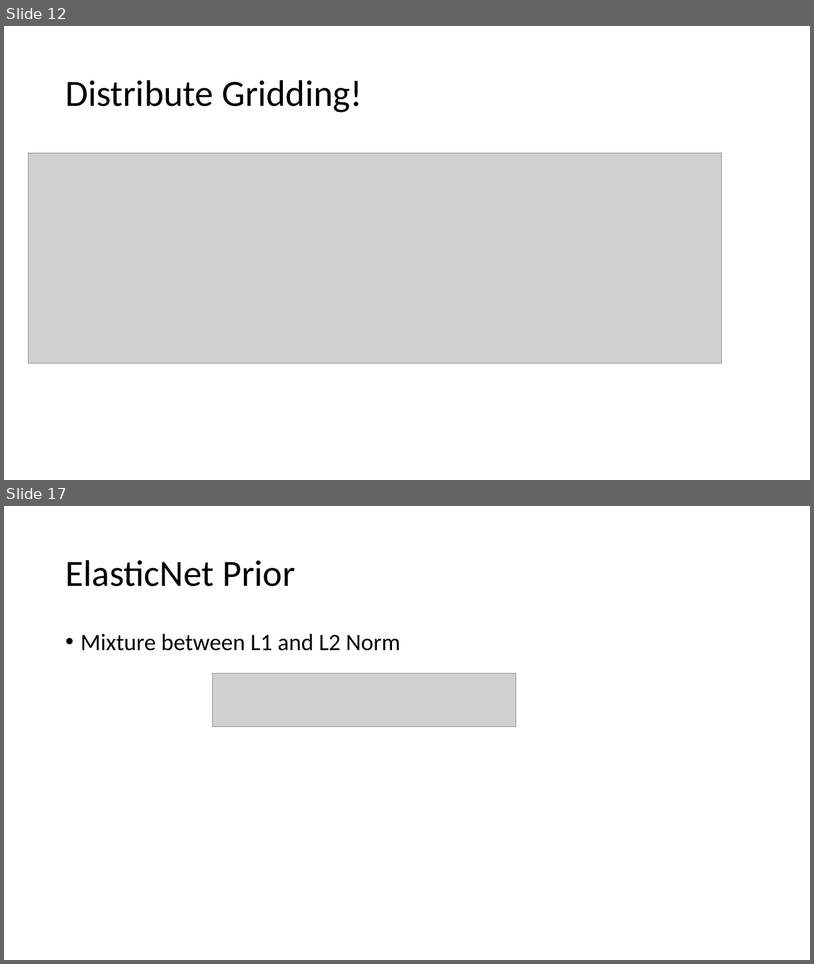
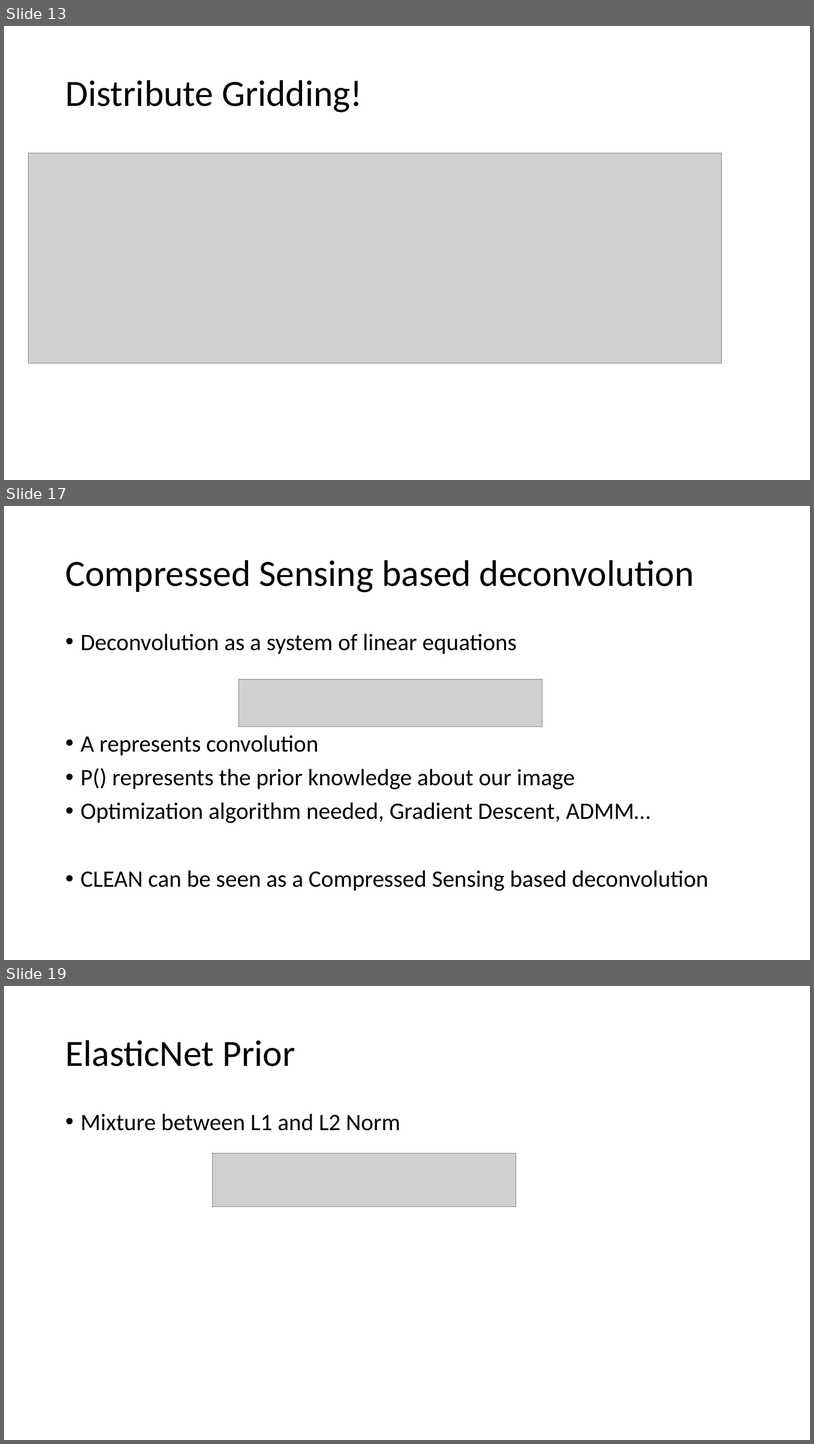
Before and after one commit to lord-blueberry/p9-doc, a slide deck: SKA-Days/Towards Distributed Image Reconstruction.pptx. Shown one above the other, each under a label of ours: slides 12 and 17 before the commit, slides 13, 17 and 19 after it; the slides between them are not shown. The pictures are 814x964 and 814x1444 pixels, drawn with LibreOffice and Linux fonts; fonts in the diff are those of the drawing; grey boxes stand for pictures. Boxes give left, top, right and bottom in pixels: in the first picture for what was removed or moved away, otherwise in the second. Text is boxed around its words. In the diff, an @@ line names an element or a change of style, - is before the commit and + after.

Commit message:
working on intro and first algorithm description

```diff
--- a/SKA-Days/Towards Distributed Image Reconstruction.pptx
+++ b/SKA-Days/Towards Distributed Image Reconstruction.pptx
@@ slide 17 added at (4,506,810,960), background #FFFFFF @@
@@ title added at (65,560,695,592), 44 pt, text #000000 @@
+Compressed Sensing based deconvolution
@@ text added at (81,633,708,891), 28 pt, text #000000 @@
+• Deconvolution as a system of linear equations
+• A represents convolution
+• P() represents the prior knowledge about our image
+• Optimization algorithm needed, Gradient Descent, ADMM…
+• CLEAN can be seen as a Compressed Sensing based deconvolution
@@ picture added at (239,679,543,726) @@
@@ what was slide 12 is now slide 13 @@
@@ what was slide 17 is now slide 19 @@
```
Also in this commit, not shown: 6 slides changed, 2 other slides added, 8 other files.
